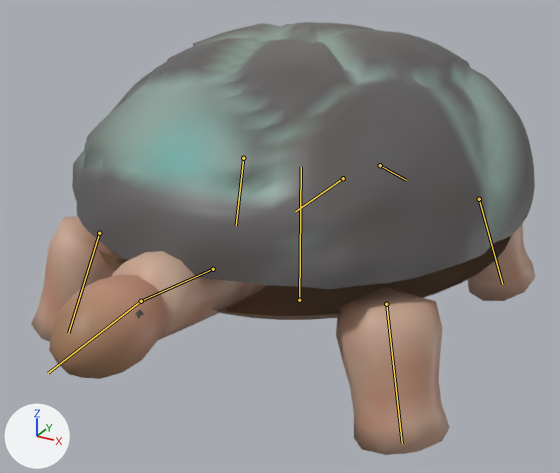
An edit to the glTF model assets/creatures/slag_tortoise/slag_tortoise.glb, drawn before and after from the same camera.
Camera for both pictures: a 50 mm lens placed at (0.957, -1.863, 1.128), pointed at (0.018, -0.156, 0.275). The axes (+X, +Y, +Z) are drawn at lower left. The lights are the same throughout. The picture after the commit comes second. Both versions are drawn at frame 11 of the action 'attack'; the numbers are the values there. The bones that bend it are drawn over the model as lines.

In view in the first picture: 'slag_tortoise'.
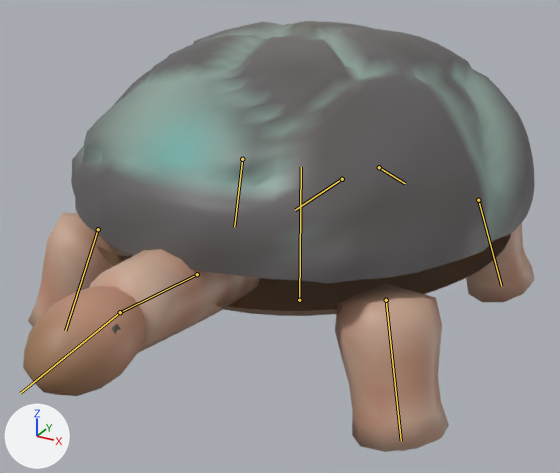
Pixel boxes (x1, y1, x2, y2) of what changed, in the pictures (560 x 473 px):
'slag_tortoise', posed: before (31, 22, 535, 455); after (23, 21, 535, 452)
bone 'shell', root to tip: before (343, 178) to (295, 211); after (342, 179) to (295, 210)
bone 'neck', root to tip: before (213, 269) to (141, 301); after (197, 274) to (120, 312)

The edits, one by one:
Bone 'shell' (bone_shell) moves from (0.0, 0.006, 0.0) to (0.0, 0.01, 0.0).
Bone 'shell' (bone_shell) turns from (0, 0, 0) to (1, 0, 0) degrees about its own x, y and z.
Bone 'neck' (bone_neck) moves from (0.0, 0.003, 0.001) to (0.0, 0.065, 0.014).
Bone 'neck' (bone_neck) turns from (4, 0, 0) to (7, 0, 0) degrees about its own x, y and z.
